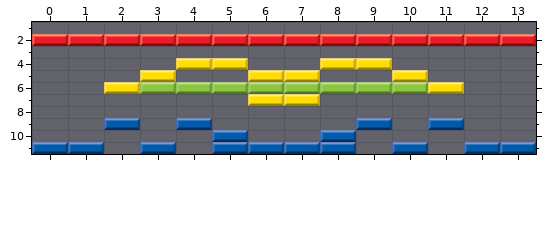
Two states of a Tiled map, Breakout/src/main/resources/assets/levels/tmx/level3.tmx. The picture above was drawn from the file before the commit.
Cells are 96x32 px. Shown: x 0..13, y 1..11.
New version:
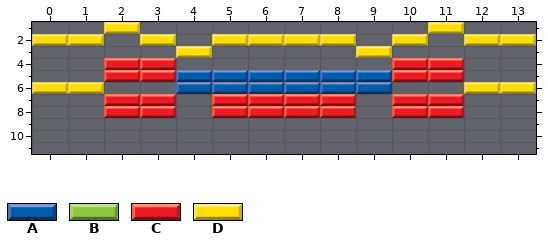
Key: from "brick_blue": A 0; from "brick_green": B 0; from "brick_red": C 0; from "brick_yellow": D 0.
Objects are placed by their top-left corner, in cells (3,4 is the top-left corner of cell 3,4); size is 1x1 cell unless given.
The exact change:
Layer "brick_layer":
Object D "brick" at 3,5 becomes D "brick" at 11,1.
Object C "brick" at 11,2 becomes D "brick" at 2,1.
Object D "brick" at 7,5 becomes D "brick" at 13,2.
Object D "brick" at 6,5 becomes D "brick" at 12,2.
Object D "brick" at 4,4 becomes D "brick" at 10,2.
Object C "brick" at 8,2 becomes D "brick" at 8,2.
Object C "brick" at 9,2 becomes D "brick" at 0,2.
Object C "brick" at 10,2 becomes D "brick" at 1,2.
Object C "brick" at 12,2 becomes D "brick" at 3,2.
Object B "brick" at 5,6 becomes D "brick" at 5,2.
Object B "brick" at 6,6 becomes D "brick" at 6,2.
Object B "brick" at 7,6 becomes D "brick" at 7,2.
Object D "brick" at 5,4 becomes D "brick" at 9,3.
Object C "brick" at 13,2 becomes D "brick" at 4,3.
Object C "brick" at 7,2 becomes C "brick" at 2,4.
Object B "brick" at 9,6 becomes C "brick" at 11,4.
Object B "brick" at 10,6 becomes C "brick" at 10,4.
Object A "brick" at 13,11 becomes C "brick" at 3,4.
Object B "brick" at 8,6 becomes C "brick" at 2,5.
Object A "brick" at 11,9 becomes C "brick" at 11,5.
Object A "brick" at 12,11 becomes C "brick" at 10,5.
Object A "brick" at 9,9 becomes C "brick" at 3,5.
Object A "brick" at 7,11 becomes A "brick" at 5,5.
Object A "brick" at 8,11 becomes A "brick" at 4,5.
Object A "brick" at 3,11 becomes A "brick" at 6,5.
Object A "brick" at 1,11 becomes A "brick" at 8,5.
Object A "brick" at 5,10 becomes A "brick" at 7,5.
Object A "brick" at 4,9 becomes A "brick" at 9,5.
Object A "brick" at 10,11 becomes A "brick" at 4,6.
Object D "brick" at 8,4 becomes D "brick" at 12,6.
Object B "brick" at 3,6 becomes A "brick" at 5,6.
Object A "brick" at 2,9 becomes A "brick" at 6,6.
Object A "brick" at 0,11 becomes A "brick" at 7,6.
Object A "brick" at 6,11 becomes A "brick" at 8,6.
Object A "brick" at 5,11 becomes A "brick" at 9,6.
Object A "brick" at 8,10 becomes D "brick" at 13,6.
Object C "brick" at 0,2 becomes D "brick" at 1,6.
Object C "brick" at 1,2 becomes D "brick" at 0,6.
Object C "brick" at 3,2 becomes C "brick" at 8,7.
Object C "brick" at 4,2 becomes C "brick" at 7,7.
Object D "brick" at 9,4 becomes C "brick" at 6,7.
Object D "brick" at 10,5 becomes C "brick" at 5,7.
Object D "brick" at 6,7 becomes C "brick" at 11,7.
Object D "brick" at 7,7 becomes C "brick" at 10,7.
Object C "brick" at 5,2 becomes C "brick" at 8,8.
Object C "brick" at 6,2 becomes C "brick" at 7,8.
Object D "brick" at 2,6 becomes C "brick" at 6,8.
Object D "brick" at 11,6 becomes C "brick" at 5,8.
A new object: C "brick" at 3,7.
A new object: C "brick" at 2,7.
A new object: C "brick" at 11,8.
A new object: C "brick" at 10,8.
A new object: C "brick" at 3,8.
A new object: C "brick" at 2,8.
Object C "brick" at 2,2 is removed.
Object B "brick" at 4,6 is removed.
Where, in picture pixels (left, top, right, bottom), the same in both pictures:
changed: (32, 22, 536, 154)
